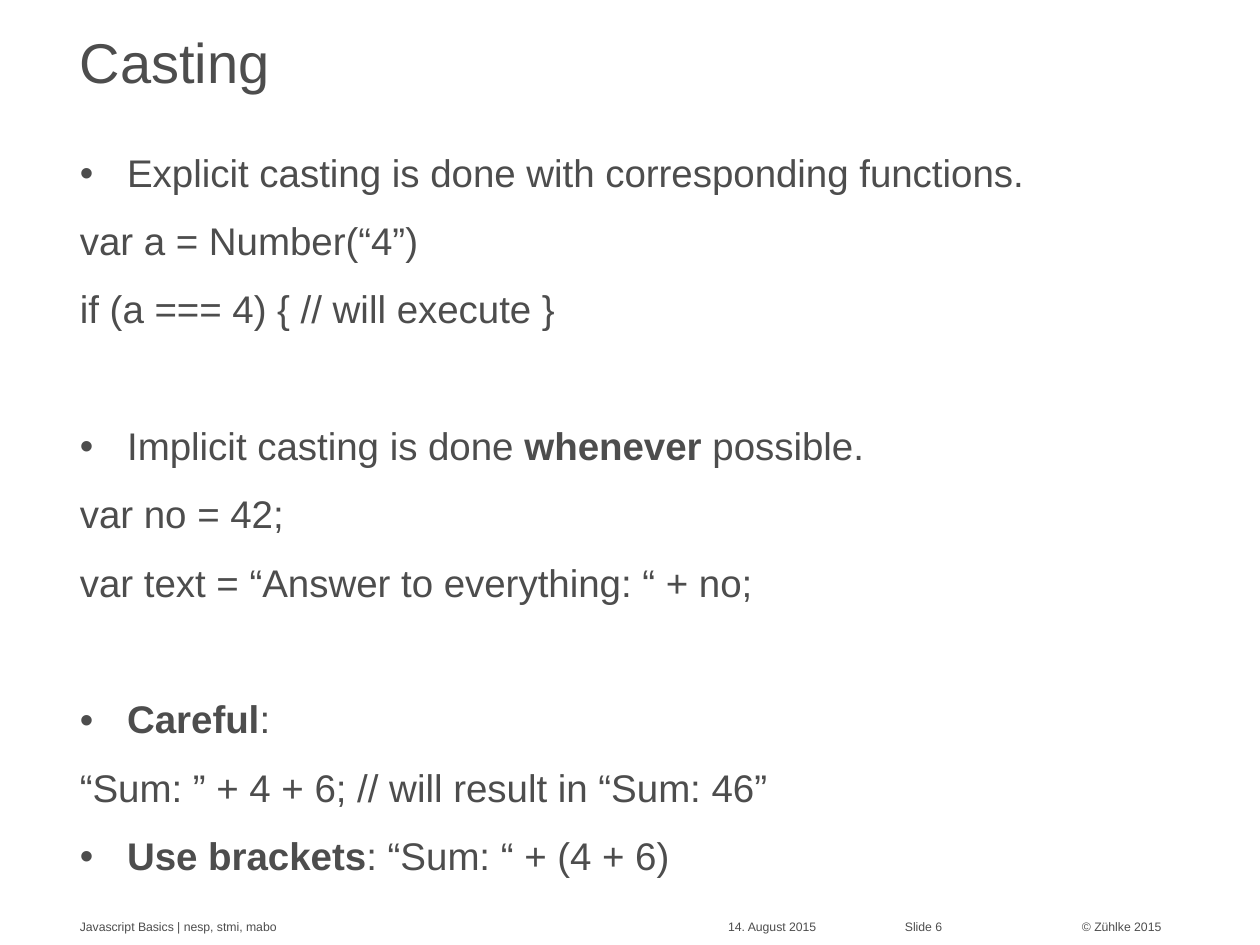
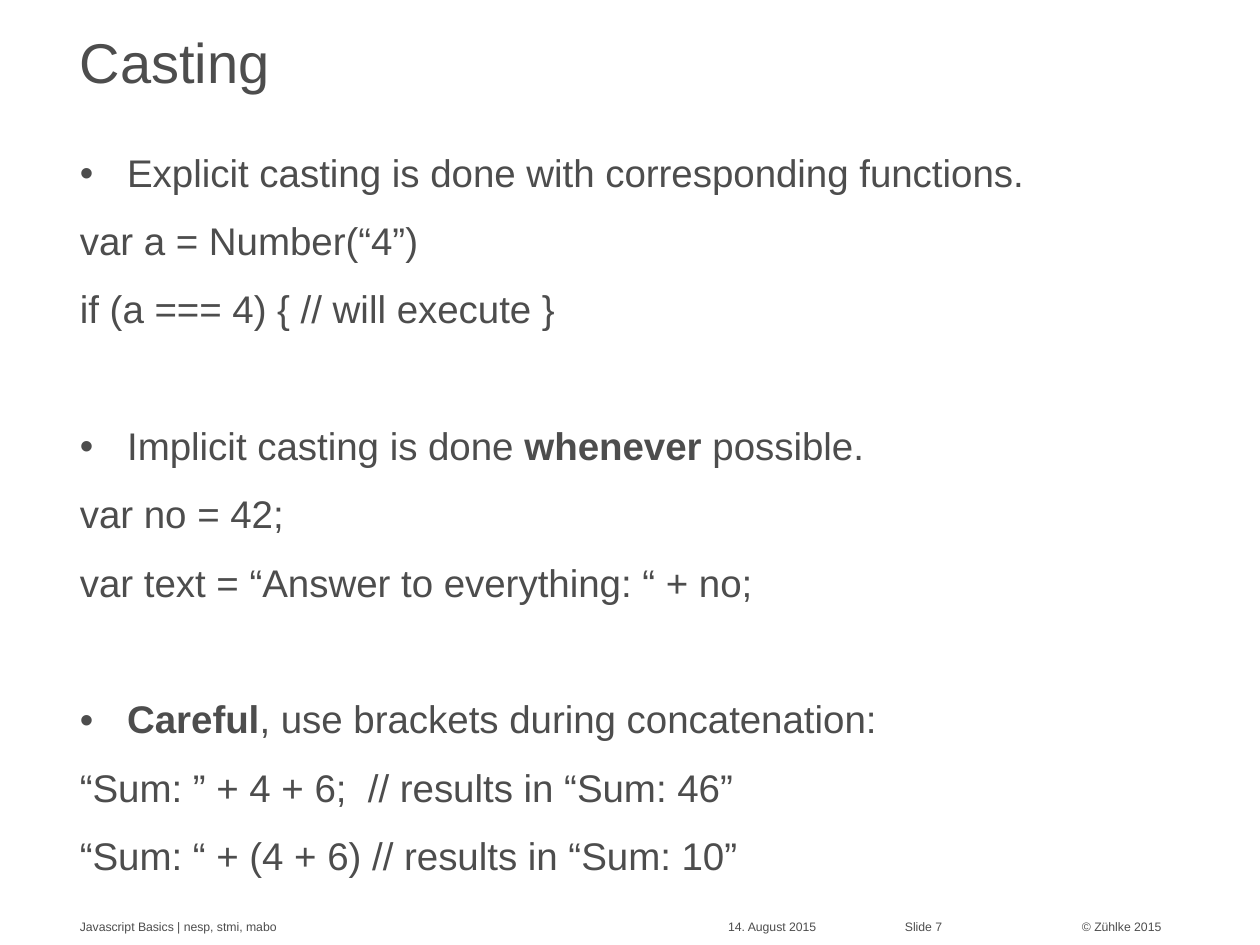
Before and after one commit to Zuehlke/security-onboarding, a slide deck: slide 7 of javascript_basics/Javascript Basics - basics.pptx (slide 6 before the commit). Drawn at 1260x945 pixels with LibreOffice and Linux fonts; fonts in the diff are those of the drawing. Boxes give left, top, right and bottom in pixels: in the first picture for what was removed or moved away, otherwise in the second. Text is boxed around its words. In the diff, an @@ line names an element or a change of style, - is before the commit and + after.

```diff
--- a/javascript_basics/Javascript Basics - basics.pptx
+++ b/javascript_basics/Javascript Basics - basics.pptx
@@ text at [80,705,877,878]: text changed @@
-• Careful:
-“Sum: ” + 4 + 6; // will result in “Sum: 46”
-• Use brackets: “Sum: “ + (4 + 6)
+• Careful, use brackets during concatenation:
+“Sum: ” + 4 + 6; // results in “Sum: 46”
+“Sum: “ + (4 + 6) // results in “Sum: 10”
@@ page number at [905,922,942,931]: text changed @@
-Slide 6
+Slide 7
```
Also in this commit, not shown: 6 other slides changed, 2 slides added, 2 other files.
